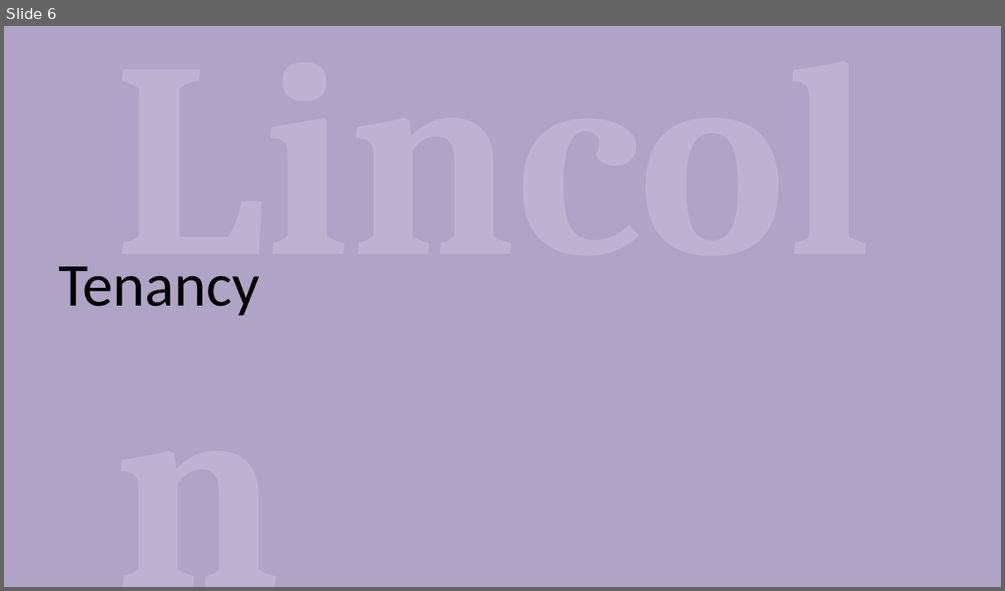
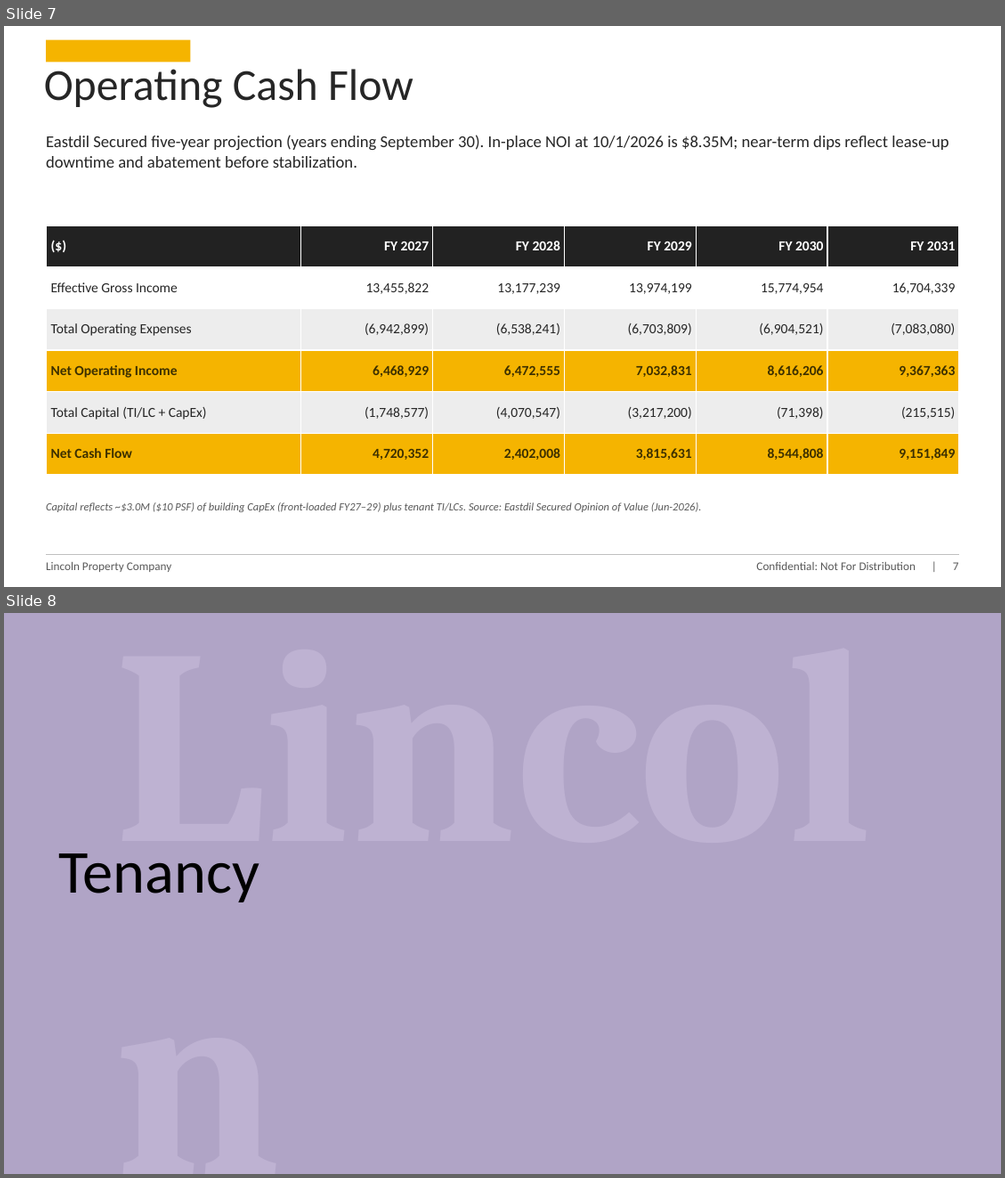
Before and after one commit to fredballs1115-ux/Underwrite-Copilot, a slide deck: equity-deck/2300_N_Street_NW_Investment_Overview.pptx. Shown one above the other, each under a label of ours: slide 6 before the commit, slides 7 and 8 after it. The pictures are 1005x591 and 1005x1178 pixels, drawn with LibreOffice and Linux fonts; fonts in the diff are those of the drawing. Boxes give left, top, right and bottom in pixels: in the first picture for what was removed or moved away, otherwise in the second. Text is boxed around its words. In the diff, an @@ line names an element or a change of style, - is before the commit and + after.

```diff
--- a/equity-deck/2300_N_Street_NW_Investment_Overview.pptx
+++ b/equity-deck/2300_N_Street_NW_Investment_Overview.pptx
@@ slide 7 added at (4, 26, 1001, 587), background #FFFFFF @@
@@ rectangle added at (46, 40, 190, 62), fill #F5B400 @@
@@ text added at (44, 69, 413, 108), 32 pt, text #262626 @@
+Operating Cash Flow
@@ text added at (46, 135, 948, 168), 12 pt, text #262626 @@
+Eastdil Secured five-year projection (years ending September 30). In-place NOI at 10/1/2026 is $8.35M; near-term dips reflect lease-up downtime and abatement before stabilization.
@@ table added at (46, 225, 959, 475), 6 rows, 6 columns @@
+($) | FY 2027 | FY 2028 | FY 2029 | FY 2030 | FY 2031
+Effective Gross Income | 13,455,822 | 13,177,239 | 13,974,199 | 15,774,954 | 16,704,339
+Total Operating Expenses | (6,942,899) | (6,538,241) | (6,703,809) | (6,904,521) | (7,083,080)
+Net Operating Income | 6,468,929 | 6,472,555 | 7,032,831 | 8,616,206 | 9,367,363
+Total Capital (TI/LC + CapEx) | (1,748,577) | (4,070,547) | (3,217,200) | (71,398) | (215,515)
+Net Cash Flow | 4,720,352 | 2,402,008 | 3,815,631 | 8,544,808 | 9,151,849
@@ text added at (46, 502, 702, 512), 8 pt, text #595959, italic @@
+Capital reflects ~$3.0M ($10 PSF) of building CapEx (front-loaded FY27–29) plus tenant TI/LCs. Source: Eastdil Secured Opinion of Value (Jun-2026).
@@ elbow line added from (46, 555) to (959, 555), #BFBFBF 0.75 pt @@
@@ text added at (46, 562, 172, 572), 8.5 pt, text #595959 @@
+Lincoln Property Company
@@ text added at (756, 562, 959, 570), 8.5 pt, text #595959 @@
+Confidential: Not For Distribution | 7
@@ what was slide 6 is now slide 8 @@
```
Also in this commit, not shown: 9 slides changed, 2 other slides added, 2 other files.
